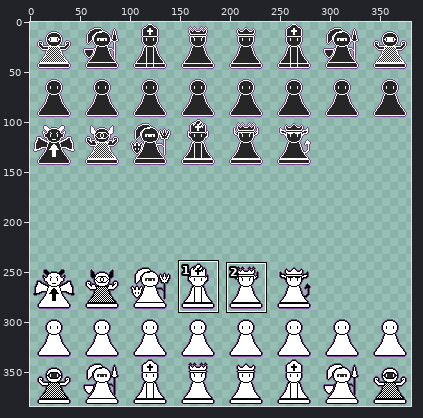
Two versions of one pixel-art file, Assets/Textures/Pieces.aseprite. The first picture is a wide view before the edit; the outline marks the close-up.
Close-up. First the earlier version:
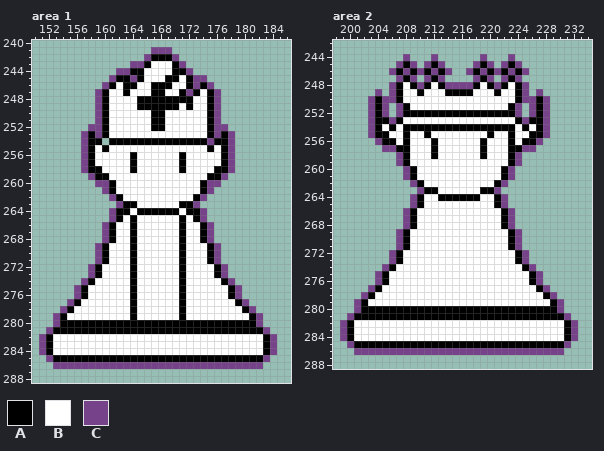
384x384 pixels, 1 frame. Shown: area 1: x 150..186, y 240..288; area 2: x 198..234, y 242..288. The wide view leaves out empty margins. The commit also changed other parts of the picture, which this record leaves out.
Palette (. is transparent): A #000000  B #ffffff  C #76428a
Pixels before, area 1, first column x 151:
241 ................CCC...............
242 ...............CAAAC..............
243 .............CCABBBAC.............
244 ...........CCAABBBBAAC............
245 ..........CAACABBBAABACC..........
246 .........CABAABBAAABBACAC.........
247 ........CABBABBBAABBACABAC........
248 ........CABBBBAAAAAAAABBAC........
249 ........CABBBBAAAAAABABBAC........
250 ........CABBBBBBAABBBBBBAC........
251 ........CABBBBBBAABBBBBBAC........
252 .......CCABBBBBBAABBBBBBACC.......
253 ......CACABBBBBBBBBBBBBBACAC......
254 ......CAA.AAAAAAAAAAAAAACAAC......
255 ......CABABBBBBBBBBBBBBBABAC......
256 ......CABBBBBABBBBBBABBBBBAC......
257 ......CABBBBBABBBBBBABBBBBAC......
258 ......CAABBBBABBBBBBABBBBAAC......
259 .......CAABBBBBBBBBBBBBBAAC.......
260 ........CCABBBBBBBBBBBBACC........
261 .........CABBBBBBBBBBBBAC.........
262 ..........CABBBBBBBBBBAC..........
263 ...........CAABBBBBBAAC...........
264 ..........CAABAAAAAABAAC..........
265 ..........CABABBBBBBABAC..........
266 .........CABBABBBBBBABBAC.........
267 .........CABBABBBBBBABBAC.........
268 .........CABBABBBBBBABBAC.........
269 ........CABBBABBBBBBABBBAC........
270 ........CABBBABBBBBBABBBAC........
271 ........CABBBABBBBBBABBBAC........
272 .......CABBBBABBBBBBABBBBAC.......
273 .......CABBBBABBBBBBABBBBAC.......
274 ......CABBBBBABBBBBBABBBBBAC......
275 .....CABBBBBBABBBBBBABBBBBBAC.....
276 .....CABBBBBBABBBBBBABBBBBBAC.....
277 ....CABBBBBBBABBBBBBABBBBBBBAC....
278 ...CABBBBBBBBABBBBBBABBBBBBBBAC...
279 ..CABBBBBBBBBABBBBBBABBBBBBBBBAC..
280 ..CAAAAAAAAAAAAAAAAAAAAAAAAAAAAC..
281 .CAAAAAAAAAAAAAAAAAAAAAAAAAAAAAAC.
282 CABBBBBBBBBBBBBBBBBBBBBBBBBBBBBBAC
283 CABBBBBBBBBBBBBBBBBBBBBBBBBBBBBBAC
284 CABBBBBBBBBBBBBBBBBBBBBBBBBBBBBBAC
285 .CAAAAAAAAAAAAAAAAAAAAAAAAAAAAAAC.
286 ..CCCCCCCCCCCCCCCCCCCCCCCCCCCCCC..
Pixels before, area 2, first column x 199:
244 .........C...C......C...C.........
245 ........CAC.CAC....CAC.CAC........
246 .......CACACACAC..CACACACAC.......
247 ........CAC.CAC....CAC.CAC........
248 .......CABACABACCCCABACABAC.......
249 .....C.CABBABBBAAAABBBABBAC.C.....
250 ....CACCABBBBBBBBBBBBBBBBACCAC....
251 ....CAC.CABBBBBBBBBBBBBBAC.CAC....
252 ....CAC.CAAAAAAAAAAAAAAAAC.CAC....
253 ....CAACABBBBBBBBBBBBBBBBACAAC....
254 ....CABABAAAAAAAAAAAAAAAABABAC....
255 ....CAABBABBABBBBBBBBABBABBAAC....
256 .....CAABABBBABBBBBBABBBABAAC.....
257 ......CCAABBBABBBBBBABBBAACC......
258 ........CABBBABBBBBBABBBAC........
259 ........CABBBBBBBBBBBBBBAC........
260 .........CABBBBBBBBBBBBAC.........
261 .........CABBBBBBBBBBBBAC.........
262 ..........CABBBBBBBBBBAC..........
263 ...........CAABBBBBBAAC...........
264 ..........CABBAAAAAABBAC..........
265 ..........CABBBBBBBBBBAC..........
266 .........CABBBBBBBBBBBBAC.........
267 .........CABBBBBBBBBBBBAC.........
268 .........CABBBBBBBBBBBBAC.........
269 ........CABBBBBBBBBBBBBBAC........
270 ........CABBBBBBBBBBBBBBAC........
271 ........CABBBBBBBBBBBBBBAC........
272 .......CABBBBBBBBBBBBBBBBAC.......
273 .......CABBBBBBBBBBBBBBBBAC.......
274 ......CABBBBBBBBBBBBBBBBBBAC......
275 .....CABBBBBBBBBBBBBBBBBBBBAC.....
276 .....CABBBBBBBBBBBBBBBBBBBBAC.....
277 ....CABBBBBBBBBBBBBBBBBBBBBBAC....
278 ...CABBBBBBBBBBBBBBBBBBBBBBBBAC...
279 ..CABBBBBBBBBBBBBBBBBBBBBBBBBBAC..
280 ..CAAAAAAAAAAAAAAAAAAAAAAAAAAAAC..
281 .CAAAAAAAAAAAAAAAAAAAAAAAAAAAAAAC.
282 CABBBBBBBBBBBBBBBBBBBBBBBBBBBBBBAC
283 CABBBBBBBBBBBBBBBBBBBBBBBBBBBBBBAC
284 CABBBBBBBBBBBBBBBBBBBBBBBBBBBBBBAC
285 .CAAAAAAAAAAAAAAAAAAAAAAAAAAAAAAC.
286 ..CCCCCCCCCCCCCCCCCCCCCCCCCCCCCC..
After:
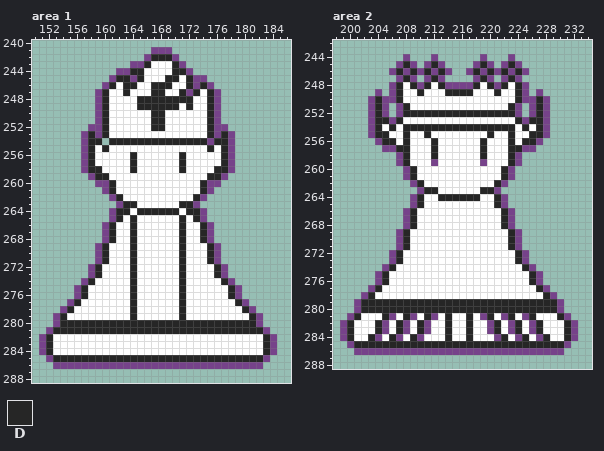
Colours new in this view: D #262626
Edits made:
Changed rows in their new state; - is an unchanged pixel.
Area 1:
first column x 152:
242 ---------------DDD--------------
243 --------------D---D-------------
244 ------------DD----DD------------
245 ----------DD-D---DD-D-----------
246 ---------D-DD--DDD--D-D---------
247 --------D--D---DD--D-D-D--------
248 --------D----DDDDDDDD--D--------
249 --------D----DDDDDD-D--D--------
250 --------D------DD------D--------
251 --------D------DD------D--------
252 --------D------DD------D--------
253 ------D-D--------------D-D------
254 ------DD-DDDDDDDDDDDDDD-DD------
255 ------D-D--------------D-D------
256 ------D-----D------D-----D------
257 ------D-----D------D-----D------
258 ------DD----D------D----DD------
259 -------DD--------------DD-------
260 ---------D------------D---------
261 ---------D------------D---------
262 ----------D----------D----------
263 -----------DD------DD-----------
264 ----------DD-DDDDDD-DD----------
265 ----------D-D------D-D----------
266 ---------D--D------D--D---------
267 ---------D--D------D--D---------
268 ---------D--D------D--D---------
269 --------D---D------D---D--------
270 --------D---D------D---D--------
271 --------D---D------D---D--------
272 -------D----D------D----D-------
273 -------D----D------D----D-------
274 ------D-----D------D-----D------
275 -----D------D------D------D-----
276 -----D------D------D------D-----
277 ----D-------D------D-------D----
278 ---D--------D------D--------D---
279 --D---------D------D---------D--
280 --DDDDDDDDDDDDDDDDDDDDDDDDDDDD--
281 -DDDDDDDDDDDDDDDDDDDDDDDDDDDDDD-
282 D------------------------------D
283 D------------------------------D
284 D------------------------------D
285 -DDDDDDDDDDDDDDDDDDDDDDDDDDDDDD-
Area 2:
first column x 200:
245 --------D---D------D---D--------
246 -------D-D-D-D----D-D-D-D-------
247 --------D---D------D---D--------
248 -------D-D-D-D----D-D-D-D-------
249 -------D--D---DDDD---D--D-------
250 ----D--D----------------D--D----
251 ----D---D--------------D---D----
252 ----D---DDDDDDDDDDDDDDDD---D----
253 ----DD-D----------------D-DD----
254 ----D-D-DDDDDDDDDDDDDDDD-D-D----
255 ----DD--D--D--------D--D--DD----
256 -----DD-D---D------D---D-DD-----
257 -------DD---D------D---DD-------
258 --------D---D------D---D--------
259 --------D---C------C---D--------
260 ---------D------------D---------
261 ---------D------------D---------
262 ----------D----------D----------
263 -----------DD------DD-----------
264 ----------D--DDDDDD--D----------
265 ----------D----------D----------
266 ---------D------------D---------
267 ---------D------------D---------
268 ---------D------------D---------
269 --------D--------------D--------
270 --------D--------------D--------
271 --------D--------------D--------
272 -------D----------------D-------
273 -------D----------------D-------
274 ------D------------------D------
275 -----D--------------------D-----
276 -----D--------------------D-----
277 ----D----------------------D----
278 ---D------------------------D---
279 --DDDDDDDDDDDDDDDDDDDDDDDDDDDD--
280 --DDDDDDDDDDDDDDDDDDDDDDDDDDDD--
281 -DBBBDCBDCBDCBDBBDBCDBCDBCDBBBD-
282 D---DC-DC-DC--D--D--CD-CD-CD---D
283 D---DC-DC-DC--D--D--CD-CD-CD---D
284 D--DC-DC-DC---D--D---CD-CD-CD--D
285 -DDDDDDDDDDDDDDDDDDDDDDDDDDDDDD-
Boxes around the changes in both close-ups, in picture pixels (x1, y1, x2, y2):
changed: (46, 54, 270, 362)
changed: (347, 61, 571, 348)
